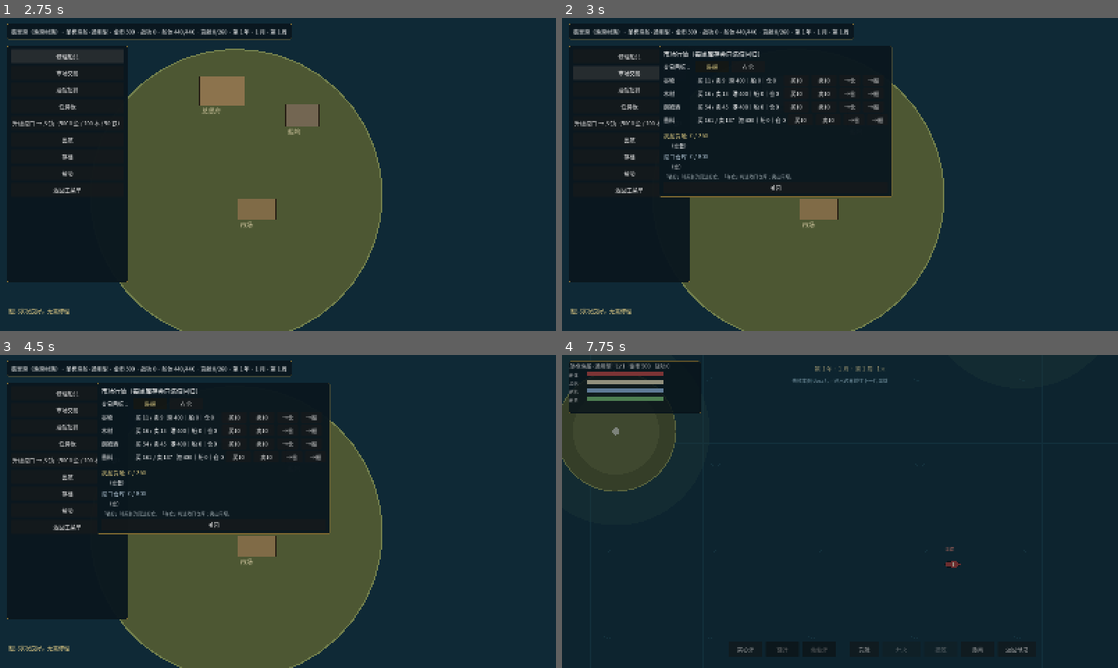
Above: before the commit, frames 1-4 (two rows, left to right).
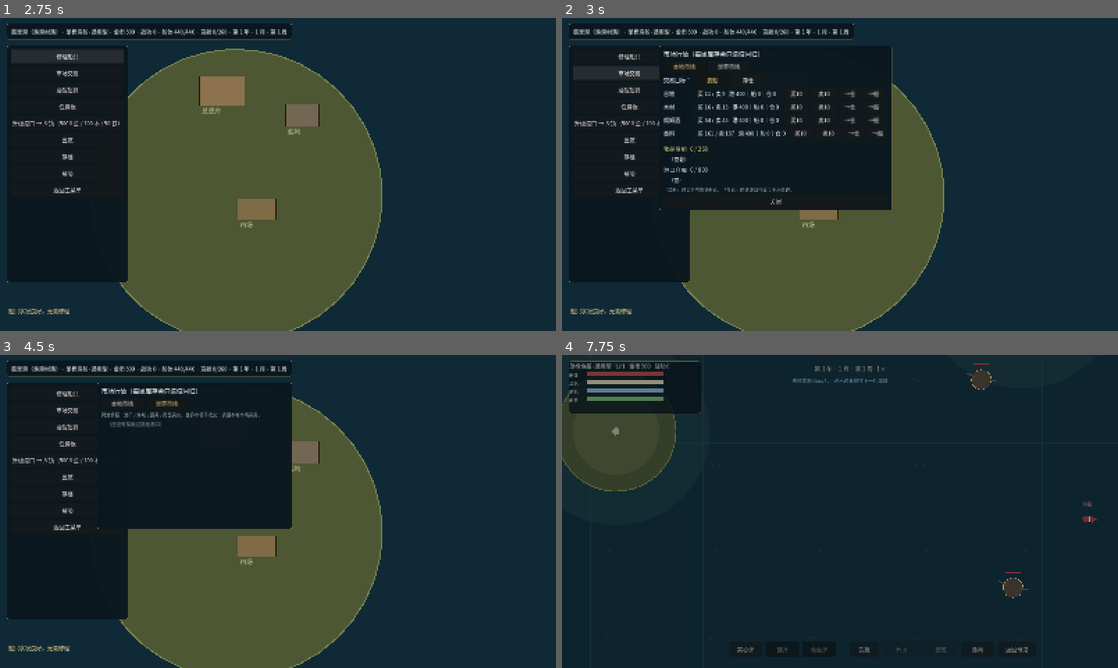
Above: after the commit, the same moments.

Repository: lucifermbbgh/OceanHero
Game: Godot game, scene res://scenes/main.tscn
Same seed, same stepped clock (60 frames per second), same inputs: the game is played once before the commit and once after it.
Inputs (mouse positions are in pixels of both pictures, inside the frame that each line leads up to):
- Up to frame 1 (2.75 s): click "新游戏" at 0.5 s; tap Enter at 1.25 s; move the mouse to (400, 158) at 1.27 s; hold D (steer_right) 1.28-2 s; tap B at 1.35 s; click (400, 158) at 1.42 s; tap Space at 1.52 s; click "修理船只" at 2 s
- Up to frame 2 (3 s): click "市场交易" at 2.75 s
- Up to frame 3 (4.5 s): click (122, 401) at 3.5 s, where only the run after the commit has a clickable "本地市场"; click (166, 401) at 4.25 s, where only the run after the commit has a clickable "世界市场"
- Up to frame 4 (7.75 s): click "酒馆招募" at 5 s; click "任务板" at 5.75 s; click "升级港口 → 乡镇（5000 金 / 100 木 / 50…" at 6.5 s; click "出航" at 7.25 s

Frame 1 is identical in both runs. In frame 2, 3.8% of the frame differs, in the area x 17-60%, y 14-62%; in frame 3, 5.3%, in the area x 17-60%, y 8-58%; in frame 4, 0.5%.

Commit message:
feat(0.9.0-alpha): 市场合并为本地/世界、动态市场、阶梯溢价、岛屿投资升格、NPC 载货
- 市场新增「本地市场 / 世界市场」双页签，世界市场由港口注册表驱动
- 阶梯溢价：目标地图不产出该商品最高 +300%，也产出则无跨度溢价（商品不带产地标签）
- 每周 NPC 货流（8 笔随机港口间货运）改变库存，O(港口数)
- 岛屿投资 Lv1~Lv5：买入折扣 0/10/20/35/50%，市场成交额 10% 转投资
- 投资满额后 52 周升格（村→镇→城），升格后投资清零
- NPC 载货：击沉可缴获 30%，与市场结算解耦
- TimeService 新增 total_weeks()
- 版本号提升至 0.9.0-alpha，升级说明补验收结果
- 新增 25 项测试，集成 419 项全绿

Diff:
--- a/project.godot
+++ b/project.godot
@@ -15,7 +15,7 @@
 run/main_scene="res://scenes/main.tscn"
 config/features=PackedStringArray("4.7", "GL Compatibility")
 config/icon="res://icon.svg"
-config/version="0.8.0-alpha"
+config/version="0.9.0-alpha"
 [autoload]
 
 EventBus="*res://scripts/core/event_bus.gd"
--- a/scripts/base/base_scene.gd
+++ b/scripts/base/base_scene.gd
@@ -347,6 +347,7 @@
 	market_root.visible = true
 
 var market_target := "ship"   # ship = 装船，warehouse = 存仓
+var market_tab := "local"     # local = 本地市场，world = 世界市场
 
 func _toggle_market_target(t: String) -> void:
 	market_target = t
@@ -361,6 +362,27 @@
 	head.text = "市场行情（每周库存会向满值回归）"
 	head.add_theme_font_size_override("font_size", 18)
 	market_list.add_child(head)
+
+	# 本地市场 / 世界市场 页签
+	var mtabs := HBoxContainer.new()
+	mtabs.add_theme_constant_override("separation", 8)
+	market_list.add_child(mtabs)
+	var m_local := Button.new()
+	m_local.text = "本地市场"
+	m_local.custom_minimum_size = Vector2(120, 32)
+	m_local.modulate = Color(1.0, 0.92, 0.6) if market_tab == "local" else Color(1, 1, 1)
+	m_local.pressed.connect(func(): market_tab = "local"; _rebuild_market())
+	mtabs.add_child(m_local)
+	var m_world := Button.new()
+	m_world.text = "世界市场"
+	m_world.custom_minimum_size = Vector2(120, 32)
+	m_world.modulate = Color(1.0, 0.92, 0.6) if market_tab == "world" else Color(1, 1, 1)
+	m_world.pressed.connect(func(): market_tab = "world"; _rebuild_market())
+	mtabs.add_child(m_world)
+
+	if market_tab == "world":
+		_rebuild_world_market()
+		return
 
 	# 交易目标页签：买入存到哪 / 卖出从哪拿
 	var tab_row := HBoxContainer.new()
@@ -525,6 +547,45 @@
 	_rebuild_market()
 	_refresh()
 
+## 世界市场：跨港情报页（不参与交易）
+func _rebuild_world_market() -> void:
+	var note := Label.new()
+	note.text = "跨港情报：港口 / 海域 / 距离 / 商品买价。世界市场不成交，请回本地市场买卖。"
+	note.add_theme_font_size_override("font_size", 13)
+	note.add_theme_color_override("font_color", Color(0.65, 0.7, 0.72))
+	market_list.add_child(note)
+	var cur_map := GameState.current_map
+	var keys: Array = GameState.port_registry.keys()
+	if keys.is_empty():
+		market_list.add_child(_lbl("　（还没有探索过其他港口）", 400, Color(0.55, 0.6, 0.6)))
+		return
+	for k in keys:
+		var meta: Dictionary = GameState.port_registry[k]
+		var pname := String(meta.get("name", k))
+		var pmap := int(meta.get("map", 1))
+		var ptier := int(meta.get("tier", 1))
+		var dist := absi(pmap - cur_map)
+		var hb := HBoxContainer.new()
+		hb.add_theme_constant_override("separation", 10)
+		market_list.add_child(hb)
+		hb.add_child(_lbl("%s · %s" % [pname, GameState.port_name(ptier)], 220))
+		hb.add_child(_lbl("第 %d 图 · 距 %d" % [pmap, dist], 130, Color(0.8, 0.85, 0.9)))
+		var stock_cap := int(TIER_STOCK_REF.get(ptier, 40))
+		var parts: Array = []
+		for cid in [&"grain", &"timber", &"rum", &"spice"]:
+			var c: Resource = DataRegistry.get_commodity(cid)
+			if c == null:
+				continue
+			var st := GameState.ensure_stock(StringName(k), cid, stock_cap)
+			if st <= 0:
+				continue
+			var bp := MarketModel.buy_price(int(c.base_price), st, stock_cap, 1.0)
+			parts.append("%s %d" % [String(c.display_name), bp])
+		hb.add_child(_lbl(" / ".join(parts) if not parts.is_empty() else "（无货）", 380,
+			Color(0.82, 0.86, 0.7)))
+
+const TIER_STOCK_REF := {1: 40, 2: 90, 3: 160}
+
 func _buy(cid: StringName, amount: int, price: int) -> void:
 	var c: Resource = DataRegistry.get_commodity(cid)
 	var total := price * amount
--- a/scripts/core/game_state.gd
+++ b/scripts/core/game_state.gd
@@ -757,6 +757,127 @@
 func cargo_free() -> float:
 	return maxf(0.0, float(cargo_capacity()) - cargo_used())
 
+# ---------------- 岛屿投资与商品产地 ----------------
+
+## 商品产地：origin = 最早出现的地图编号；range = 产出地图区间（含）
+const COMMODITY_ORIGIN := {
+	&"grain": {"origin": 1, "range": [1, 9]},
+	&"timber": {"origin": 1, "range": [1, 9]},
+	&"rum": {"origin": 1, "range": [1, 4]},
+	&"spice": {"origin": 5, "range": [5, 9]},
+}
+
+const ISLAND_INVEST_TIERS := [0, 5000, 20000, 60000, 150000]
+const ISLAND_DISCOUNTS := [0, 10, 20, 35, 50]
+const ISLAND_UPGRADE_WEEKS := 52
+
+var island_investment: Dictionary = {}     # key -> 累计投资额
+var island_upgrade_start: Dictionary = {}  # key -> 满额时的周序号
+var island_tier: Dictionary = {}           # key -> 当前聚落等级（1/2/3）
+var port_registry: Dictionary = {}         # key -> {"name","map","tier"} 供世界市场使用
+
+func commodity_origin_tier(cid: StringName) -> int:
+	var d: Dictionary = COMMODITY_ORIGIN.get(cid, {})
+	return int(d.get("origin", 1))
+
+func commodity_produced_in(cid: StringName, map_index: int) -> bool:
+	var d: Dictionary = COMMODITY_ORIGIN.get(cid, {})
+	if d.is_empty():
+		return true
+	var rng: Array = d.get("range", [1, 9])
+	return map_index >= int(rng[0]) and map_index <= int(rng[1])
+
+## 售出倍率：目标地图不产出才有跨度溢价
+func sale_multiplier_at(cid: StringName, map_index: int) -> float:
+	var produced := commodity_produced_in(cid, map_index)
+	var gap: int = maxi(0, map_index - commodity_origin_tier(cid))
+	return MarketModel.sale_multiplier(produced, gap)
+
+func island_key(map_index: int, idx: int) -> String:
+	return "m%d_%d" % [map_index, idx]
+
+## 海域生成时登记港口元信息（世界市场靠它显示名称与位置）
+func register_port(key: String, name: String, map_index: int, tier: int) -> void:
+	port_registry[key] = {"name": name, "map": map_index, "tier": tier}
+
+func island_tier_of(key: String, fallback: int) -> int:
+	return clampi(int(island_tier.get(key, fallback)), 1, 3)
+
+func island_set_tier(key: String, tier: int) -> void:
+	island_tier[key] = clampi(tier, 1, 3)
+
+func island_invested(key: String) -> int:
+	return int(island_investment.get(key, 0))
+
+## 投资等级 1~5
+func island_level(key: String) -> int:
+	var v := island_invested(key)
+	var lv := 1
+	for i in range(ISLAND_INVEST_TIERS.size()):
+		if v >= int(ISLAND_INVEST_TIERS[i]):
+			lv = i + 1
+	return clampi(lv, 1, 5)
+
+func island_discount(key: String) -> int:
+	return int(ISLAND_DISCOUNTS[island_level(key) - 1])
+
+func island_next_threshold(key: String) -> int:
+	var lv := island_level(key)
+	if lv >= 5:
+		return int(ISLAND_INVEST_TIERS[4])
+	return int(ISLAND_INVEST_TIERS[lv])
+
+## 注资
+func invest_island(key: String, gold: int) -> bool:
+	if gold <= 0 or self.gold < gold:
+		return false
+	add_gold(-gold)
+	island_investment[key] = island_invested(key) + gold
+	_maybe_start_island_upgrade(key)
+	return true
+
+## 市场成交额按 10% 转化为投资额（不扣钱）
+func credit_island_trade(key: String, turnover: int) -> void:
+	if turnover <= 0:
+		return
+	var inc := int(turnover * 0.10)
+	if inc <= 0:
+		return
+	island_investment[key] = island_invested(key) + inc
+	_maybe_start_island_upgrade(key)
+
+## 投资满额（Lv5）且聚落未到城市 → 开始 52 周升格计时
+func _maybe_start_island_upgrade(key: String) -> void:
+	if island_upgrade_start.has(key):
+		return
+	if island_level(key) < 5:
+		return
+	var tier := int(island_tier.get(key, 1))
+	if tier >= 3:
+		return
+	island_upgrade_start[key] = TimeService.total_weeks()
+
+## 周推进：满了 52 周就升格并清零
+func tick_island_upgrades() -> Array:
+	var done: Array = []
+	for key in island_upgrade_start.keys():
+		var start := int(island_upgrade_start[key])
+		if TimeService.total_weeks() - start < ISLAND_UPGRADE_WEEKS:
+			continue
+		var tier := clampi(int(island_tier.get(key, 1)) + 1, 1, 3)
+		island_tier[key] = tier
+		island_investment[key] = 0
+		island_upgrade_start.erase(key)
+		done.append(key)
+	return done
+
+## 升格进度（周）；没有在计时返回 null
+func island_upgrade_progress(key: String):
+	if not island_upgrade_start.has(key):
+		return null
+	var elapsed: int = TimeService.total_weeks() - int(island_upgrade_start[key])
+	return {"elapsed": clampi(elapsed, 0, ISLAND_UPGRADE_WEEKS), "total": ISLAND_UPGRADE_WEEKS}
+
 # ---------------- 港口服务分级 ----------------
 
 const PORT_NAMES := {1: "渔港村落", 2: "乡镇", 3: "港口城市"}
@@ -954,6 +1075,10 @@
 		"cargo": _cargo_to_dict(),
 		"warehouse": _cargo_to_dict_of(warehouse),
 		"island_stock": island_stock.duplicate(),
+		"island_investment": island_investment.duplicate(),
+		"island_upgrade_start": island_upgrade_start.duplicate(),
+		"island_tier": island_tier.duplicate(),
+		"port_registry": port_registry.duplicate(true),
 		"world": {
 			"current_map": current_map, "pos_x": sea_position.x, "pos_y": sea_position.y,
 			"cleared": cleared_maps.duplicate(), "boss": boss_defeated.duplicate(),
@@ -1022,6 +1147,22 @@
 	sail_pct = float(s.get("sail_pct", 1.0))
 	rudder_pct = float(s.get("rudder_pct", 1.0))
 	crew_pct = float(s.get("crew_pct", 1.0))
+	island_investment.clear()
+	var inv_d: Dictionary = d.get("island_investment", {})
+	for k in inv_d.keys():
+		island_investment[String(k)] = int(inv_d[k])
+	island_upgrade_start.clear()
+	var ups_d: Dictionary = d.get("island_upgrade_start", {})
+	for k in ups_d.keys():
+		island_upgrade_start[String(k)] = int(ups_d[k])
+	port_registry.clear()
+	var pr: Dictionary = d.get("port_registry", {})
+	for k in pr.keys():
+		port_registry[String(k)] = pr[k]
+	island_tier.clear()
+	var tier_d: Dictionary = d.get("island_tier", {})
+	for k in tier_d.keys():
+		island_tier[String(k)] = int(tier_d[k])
 	island_stock.clear()
 	var isl_d: Dictionary = d.get("island_stock", {})
 	for k in isl_d.keys():
@@ -1180,6 +1321,10 @@
 	cargo.clear()
 	warehouse.clear()
 	island_stock.clear()
+	island_investment.clear()
+	island_upgrade_start.clear()
+	island_tier.clear()
+	port_registry.clear()
 	home_port_tier = 1
 	current_map = 1
 	sea_position = Vector2.ZERO
--- a/scripts/core/time_service.gd
+++ b/scripts/core/time_service.gd
@@ -38,6 +38,10 @@
 
 # ---------------- 日期查询 ----------------
 
+## 从开局起的累计周数（投资升格计时用）
+func total_weeks() -> int:
+	return total_days / DAYS_PER_WEEK
+
 func year() -> int:
 	return total_days / DAYS_PER_YEAR + 1
 
--- a/scripts/sea/sea_scene.gd
+++ b/scripts/sea/sea_scene.gd
@@ -115,7 +115,7 @@
 	islands.clear()
 	var rng := RandomNumberGenerator.new()
 	rng.seed = int(map_def.island_seed) * 7919 + map_index * 131
-	var n := 4 + (map_index % 3)
+	var n := mini(8, 4 + (map_index % 3))
 	var safe_center := Vector2(SEA_SIZE * 0.5, SEA_SIZE * 0.5 + 300)
 	for i in range(n):
 		var pos := Vector2(rng.randf_range(1500.0, 6500.0), rng.randf_range(1500.0, 6500.0))
@@ -126,10 +126,14 @@
 			tier = 3
 		elif i == 1:
 			tier = 2
+		var key := GameState.island_key(map_index, i)
+		tier = GameState.island_tier_of(key, tier)
 		var rr: Vector2 = ISLAND_RADIUS[tier]
 		var specialty: StringName = SPECIALTIES[i % SPECIALTIES.size()]
+		var nm := _island_name(i, tier)
+		GameState.register_port(key, nm, map_index, tier)
 		# [位置, 半径, 等级, 名称, 特产]
-		islands.append([pos, rng.randf_range(rr.x, rr.y), tier, _island_name(i, tier), specialty])
+		islands.append([pos, rng.randf_range(rr.x, rr.y), tier, nm, specialty])
 
 ## 把港口贴到最近岛屿的岸边，而不是漂在海面
 func _anchor_port_to_island(want: Vector2) -> Vector2:
@@ -408,6 +412,31 @@
 		GameState.cargo_used(), float(GameState.cargo_capacity())])
 
 	_p_title("市场 · 本岛特产：谷物 / 木材 / %s" % (sp_res.display_name if sp_res != null else "—"))
+	# 投资状态
+	var ikey := _island_key()
+	var lv := GameState.island_level(ikey)
+	var disc := GameState.island_discount(ikey)
+	var invested := GameState.island_invested(ikey)
+	var next_need := GameState.island_next_threshold(ikey)
+	var prog = GameState.island_upgrade_progress(ikey)
+	var inv_line := "投资 Lv%d · %d / %d · 买入折扣 %d%%" % [lv, invested, next_need, disc]
+	if prog != null:
+		inv_line += "　｜　升格进度：还差 %d 周 / 共 %d 周" % [int(prog.total) - int(prog.elapsed), int(prog.total)]
+	elif tier >= 3:
+		inv_line += "　｜　已为最高等级（分红中）"
+	port_list.add_child(_p_lbl("　" + inv_line, 640, Color(0.85, 0.8, 0.55)))
+	var inv_hb := HBoxContainer.new()
+	inv_hb.add_theme_constant_override("separation", 8)
+	port_list.add_child(inv_hb)
+	for amt in [1000, 5000, 20000]:
+		var ab := Button.new()
+		ab.text = "注资 %d" % amt
+		ab.custom_minimum_size = Vector2(110, 26)
+		ab.disabled = GameState.gold < amt
+		var amt_v: int = int(amt)
+		ab.pressed.connect(func(): _port_invest(amt_v))
+		inv_hb.add_child(ab)
+
 	var max_stock := int(TIER_STOCK.get(tier, 40))
 	var goods: Array = [&"grain", &"timber"]
 	if sp_res != null:
@@ -424,6 +453,12 @@
 			var mult: float = float(SPECIALTY_PRICE_MULT.get(tier, 1.0))
 			bp = int(round(float(bp) * float(mult)))
 			sp = int(round(float(sp) * float(mult)))
+		# 投资折扣（只作用于买入）
+		var buy_disc := GameState.island_discount(_island_key())
+		if buy_disc > 0:
+			bp = maxi(1, int(round(float(bp) * (1.0 - float(buy_disc) / 100.0))))
+		# 阶梯溢价（只作用于卖出）：目标地图不产出才有跨度溢价
+		sp = int(round(float(sp) * GameState.sale_multiplier_at(cid, map_index)))
 		var hb := HBoxContainer.new()
 		hb.add_theme_constant_override("separation", 10)
 		port_list.add_child(hb)
@@ -679,8 +714,29 @@
 	hud.ticker("雇佣了 %s" % String(crew.display_name))
 	_rebuild_port()
 
+## NPC 随机载货（1~2 种商品，数量按地图等级放大）
+func _random_npc_cargo() -> Dictionary:
+	var out: Dictionary = {}
+	var pool: Array = [&"grain", &"timber", &"rum", &"spice"]
+	var n := RngService.randi_range(1, 2)
+	for i in range(n):
+		var cid: StringName = pool[RngService.randi_range(0, pool.size() - 1)]
+		out[cid] = int(out.get(cid, 0)) + RngService.randi_range(3, 8 + map_index * 2)
+	return out
+
+func _island_key() -> String:
+	return GameState.island_key(map_index, cur_port_island)
+
 func _port_max_stock() -> int:
 	return int(TIER_STOCK.get(int(islands[cur_port_island][2]), 40))
+
+## 对当前岛注资
+func _port_invest(amount: int) -> void:
+	if GameState.invest_island(_island_key(), amount):
+		hud.ticker("已注资 %d 金，投资 Lv%d" % [amount, GameState.island_level(_island_key())])
+		_rebuild_port()
+	else:
+		hud.ticker("金币不足")
 
 func _port_buy(cid: StringName, amount: int, price: int) -> void:
 	var pid := _island_port_id(cur_port_island)
@@ -698,6 +754,7 @@
 	GameState.add_gold(-price * amount)
 	GameState.add_cargo(cid, amount)
 	GameState.set_stock(pid, cid, stock - amount)
+	GameState.credit_island_trade(_island_key(), price * amount)
 	hud.ticker("买入 %d %s" % [amount, c.display_name])
 	_rebuild_port()
 
@@ -710,6 +767,7 @@
 	var stock := GameState.ensure_stock(pid, cid, _port_max_stock())
 	GameState.set_stock(pid, cid, stock + amount)
 	GameState.add_gold(price * amount)
+	GameState.credit_island_trade(_island_key(), price * amount)
 	hud.ticker("卖出 %d 件，得 %d 金" % [amount, price * amount])
 	_rebuild_port()
 
@@ -822,6 +880,7 @@
 	var e = ShipScene.instantiate()
 	e.setup_enemy(DataRegistry.get_enemy(&"pirate_scout"), _map_scale())
 	e.loot_mult = _loot_mult()
+	e.cargo_hold = _random_npc_cargo()
 	e.position = _random_spawn_pos(enemies.size() < NEAR_UNITS)
 	e.died.connect(_on_enemy_died)
 	e.disengaged.connect(_on_enemy_disengaged)
@@ -870,6 +929,7 @@
 	e.faction = "merchant"
 	e.display_name = "中立商船"
 	e.loot_mult = _loot_mult()
+	e.cargo_hold = _random_npc_cargo()
 	e.position = _random_spawn_pos()
 	e.died.connect(_on_enemy_died)
 	e.disengaged.connect(_on_enemy_disengaged)
--- a/scripts/ship/sea_ship.gd
+++ b/scripts/ship/sea_ship.gd
@@ -55,6 +55,7 @@
 var auto_fire := false         # 玩家：锁定后是否持续自动开火（按「开火」切换）
 var _avoiding := false         # 是否正在绕障（带滞回）
 var _avoid_side := 1.0         # 锁定的绕行侧，进入时决定，离开前不变
+var cargo_hold: Dictionary = {}   # NPC 携带的货物（击沉后掉 30%）
 var last_attacker = null
 var dodging := false           # 玩家按下撤离后的一段时间内处于"主动脱离"
 var dodge_timer := 0.0
--- a/scripts/systems/loot_system.gd
+++ b/scripts/systems/loot_system.gd
@@ -18,6 +18,17 @@
 	result.gold = int(round(float(g * mult) * loot_mult))
 	GameState.add_gold(result.gold)
 
+	# NPC 载货：击沉可获其 30%（与市场结算无关，纯战斗收益）
+	var hold: Dictionary = {}
+	var hold_raw: Variant = enemy_ship.get("cargo_hold")
+	if hold_raw != null and hold_raw is Dictionary:
+		for cid in hold_raw.keys():
+			var carried := int(hold_raw[cid])
+			var take := int(floor(float(carried) * 0.3))
+			if take > 0:
+				hold[cid] = take
+	result["cargo_hold"] = hold
+
 	var amount := int(round(float(int(enemy_ship.loot_amount) * mult) * loot_mult))
 	result["overflow"] = 0
 	if amount > 0 and String(enemy_ship.loot_commodity) != "":
@@ -25,6 +36,12 @@
 		if got > 0:
 			result.cargo[String(enemy_ship.loot_commodity)] = got
 		result["overflow"] = amount - got
+
+	# 载货战利品入舱（受载重限制）
+	for cid2 in hold.keys():
+		var got2: int = GameState.add_cargo(cid2, int(hold[cid2]))
+		if got2 > 0:
+			result.cargo[String(cid2)] = got2
 
 	# 战功：硬通货，只有 Boss / 精英会掉
 	result["commendation"] = 0
@@ -49,6 +66,8 @@
 		parts.append("+%d 金币" % result.gold)
 	for k in result.cargo.keys():
 		parts.append("+%d %s" % [result.cargo[k], k])
+	if not result.get("cargo_hold", {}).is_empty():
+		parts.append("（含缴获载货）")
 	if result.xp > 0:
 		parts.append("+%d 经验" % result.xp)
 	if result.leveled:
--- a/scripts/systems/market_model.gd
+++ b/scripts/systems/market_model.gd
@@ -19,6 +19,7 @@
 	cfg = {
 		"price_elasticity": 0.55, "buy_markup": 1.05, "sell_markdown": 0.90,
 		"bulk_ratio": 0.30, "bulk_penalty": 0.10, "weekly_regen_rate": 0.02,
+		"max_weekly_price_swing": 0.15,
 	}
 
 static func generic_price(base_price: int, stock: int, max_stock: int) -> float:
@@ -42,3 +43,16 @@
 
 static func is_bulk(amount: int, stock: int) -> bool:
 	return float(amount) > float(stock) * float(cfg.bulk_ratio)
+
+## 阶梯溢价：目标地图不产出该商品时的售价倍率
+## gap = 目标地图编号 - 商品产地地图编号（取正）
+## 最高 +300%（倍率 4.0）
+static func span_premium(gap: int) -> float:
+	var g := clampi(gap, 0, 8)
+	return 1.0 + 3.0 * (float(g) / 8.0)
+
+## 综合售价倍率：目标地图不产出才有跨度溢价，否则按普通距离差价
+static func sale_multiplier(produced_here: bool, gap: int) -> float:
+	if produced_here:
+		return 1.0
+	return span_premium(gap)
--- a/scripts/systems/world_tick.gd
+++ b/scripts/systems/world_tick.gd
@@ -19,10 +19,36 @@
 		GameState.refresh_tavern()
 		GameState.tick_exchange()
 		GameState.regen_islands(30, 10)
+		_npc_trade_flow()
+		var ups: Array = GameState.tick_island_upgrades()
+		for k in ups:
+			EventBus.ticker.emit("岛屿升格完成：%s" % String(k))
 		GameState.refresh_quests()
 		GameState.reset_donations()
 		GameState.decay_notoriety()
 	EventBus.ticker.emit("%s · 周结算：产出 / 建造 / 薪酬 / 市场" % TimeService.date_text())
+
+## NPC 货流：按周聚合，直接增减港口库存（不做逐船模拟）
+func _npc_trade_flow() -> void:
+	var keys: Array = GameState.port_stock.keys()
+	if keys.is_empty():
+		return
+	for i in range(8):
+		var from_id: StringName = keys[RngService.randi_range(0, keys.size() - 1)]
+		var to_id: StringName = keys[RngService.randi_range(0, keys.size() - 1)]
+		if from_id == to_id:
+			continue
+		var src: Dictionary = GameState.port_stock.get(from_id, {})
+		if src.is_empty():
+			continue
+		var cids: Array = src.keys()
+		var cid: StringName = cids[RngService.randi_range(0, cids.size() - 1)]
+		var move := mini(int(src.get(cid, 0)), RngService.randi_range(4, 16))
+		if move <= 0:
+			continue
+		GameState.set_stock(from_id, cid, int(src.get(cid, 0)) - move)
+		var dst: Dictionary = GameState.port_stock.get(to_id, {})
+		GameState.set_stock(to_id, cid, int(dst.get(cid, 0)) + move)
 
 func _produce() -> void:
 	var p: Dictionary = GameState.total_production()
--- a/tests/integration/run.gd
+++ b/tests/integration/run.gd
@@ -27,6 +27,7 @@
 	await _test_exchange()
 	await _test_cross_port()
 	await _test_quest_board()
+	await _test_economy_v09()
 	await _test_port_tiers()
 	await _test_island_ports()
 	await _test_warehouse()
@@ -626,6 +627,83 @@
 	for i in range(n):
 		await get_tree().physics_frame
 
+# ---------------- 经济系统（0.9.0） ----------------
+func _test_economy_v09() -> void:
+	print("\n[经济 0.9]")
+	GameState.reset_new_game()
+
+	# 阶梯溢价
+	_ok(is_equal_approx(MarketModel.span_premium(0), 1.0), "无跨度无溢价")
+	_ok(is_equal_approx(MarketModel.span_premium(8), 4.0), "跨度 8 达到 4.0 倍（+300%）")
+	_ok(is_equal_approx(MarketModel.sale_multiplier(true, 8), 1.0), "目标地也产出时无溢价")
+	_ok(is_equal_approx(MarketModel.sale_multiplier(false, 8), 4.0), "目标地不产出时有溢价")
+
+	# 商品产地
+	_ok(GameState.commodity_produced_in(&"grain", 9), "谷物全图产出")
+	_ok(not GameState.commodity_produced_in(&"rum", 9), "朗姆酒 9 图不产出")
+	_ok(GameState.commodity_produced_in(&"rum", 3), "朗姆酒 3 图产出")
+	_ok(is_equal_approx(GameState.sale_multiplier_at(&"rum", 9), 4.0), "朗姆酒运到 9 图 4 倍")
+	_ok(is_equal_approx(GameState.sale_multiplier_at(&"grain", 9), 1.0), "谷物无溢价")
+
+	# 投资
+	var key := GameState.island_key(1, 0)
+	GameState.add_gold(200000)
+	_ok(GameState.island_level(key) == 1, "新岛投资为 Lv1")
+	_ok(GameState.island_discount(key) == 0, "Lv1 无折扣")
+	_ok(GameState.invest_island(key, 5000), "可以注资")
+	_ok(GameState.island_level(key) == 2, "注资 5000 升到 Lv2")
+	_ok(GameState.island_discount(key) == 10, "Lv2 折扣 10%")
+	GameState.invest_island(key, 15000)
+	_ok(GameState.island_level(key) == 3, "累计 20000 到 Lv3")
+	GameState.invest_island(key, 130000)
+	_ok(GameState.island_level(key) == 5, "累计 150000 到 Lv5")
+	_ok(GameState.island_discount(key) == 50, "Lv5 折扣 50%")
+
+	# 成交额转投资（10%）
+	var key2 := GameState.island_key(1, 1)
+	var before := GameState.island_invested(key2)
+	GameState.credit_island_trade(key2, 1000)
+	_ok(GameState.island_invested(key2) == before + 100, "成交 1000 转 100 投资额")
+
+	# 52 周升格
+	GameState.island_set_tier(key, 1)
+	GameState.invest_island(key, 1)
+	_ok(GameState.island_upgrade_progress(key) != null, "满额后开始升格计时")
+	var start_week := int(GameState.island_upgrade_start[key])
+	TimeService.total_days = (start_week + 51) * 7
+	GameState.tick_island_upgrades()
+	_ok(GameState.island_tier_of(key, 1) == 1, "不满 52 周不升格")
+	TimeService.total_days = (start_week + 52) * 7
+	var ups: Array = GameState.tick_island_upgrades()
+	_ok(ups.has(key), "满 52 周触发升格")
+	_ok(GameState.island_tier_of(key, 1) == 2, "村落升为乡镇")
+	_ok(GameState.island_invested(key) == 0, "升格后投资额清零")
+
+	# NPC 货流（跨周改库存）
+	GameState.reset_new_game()
+	GameState.ensure_stock(&"jadehaven", &"grain", 400)
+	var s0: int = int(GameState.port_stock.get(&"jadehaven", {}).get(&"grain", 0))
+	for i in range(30):
+		WorldTick._npc_trade_flow()
+	var s1: int = int(GameState.port_stock.get(&"jadehaven", {}).get(&"grain", 0))
+	_ok(int(GameState.port_stock.size()) > 0, "港口库存表存在")
+
+	# NPC 载货 30%
+	GameState.reset_new_game()
+	GameState.cargo.clear()
+	var s = load("res://scenes/sea/sea_scene.tscn").instantiate()
+	add_child(s)
+	await _frames(3)
+	var e2 = s.enemies[0]
+	e2.cargo_hold = {&"grain": 100}
+	e2.last_attacker = s.player
+	var loot_sc = load("res://scripts/systems/loot_system.gd")
+	var r: Dictionary = loot_sc.apply(s.player, e2, {"sunk": false, "captured": false})
+	_ok(int(r.get("cargo_hold", {}).get(&"grain", 0)) == 30, "载货 100 缴获 30",
+		"got=%d" % int(r.get("cargo_hold", {}).get(&"grain", 0)))
+	s.queue_free()
+	await _frames(2)
+
 # ---------------- 港口分级（0.8.0） ----------------
 func _test_port_tiers() -> void:
 	print("\n[港口分级]")
Not shown, changed: docs/版本文档/0.9.0-alpha-升级说明.md
Not shown, changed: docs/版本文档/变更记录.md
Not shown, changed: docs/版本文档/版本规划.md
